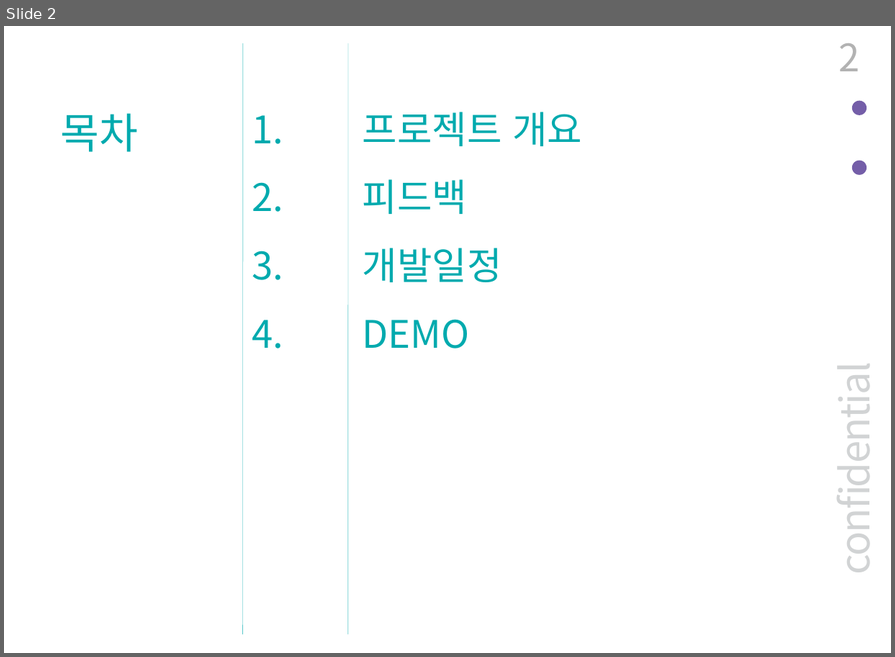
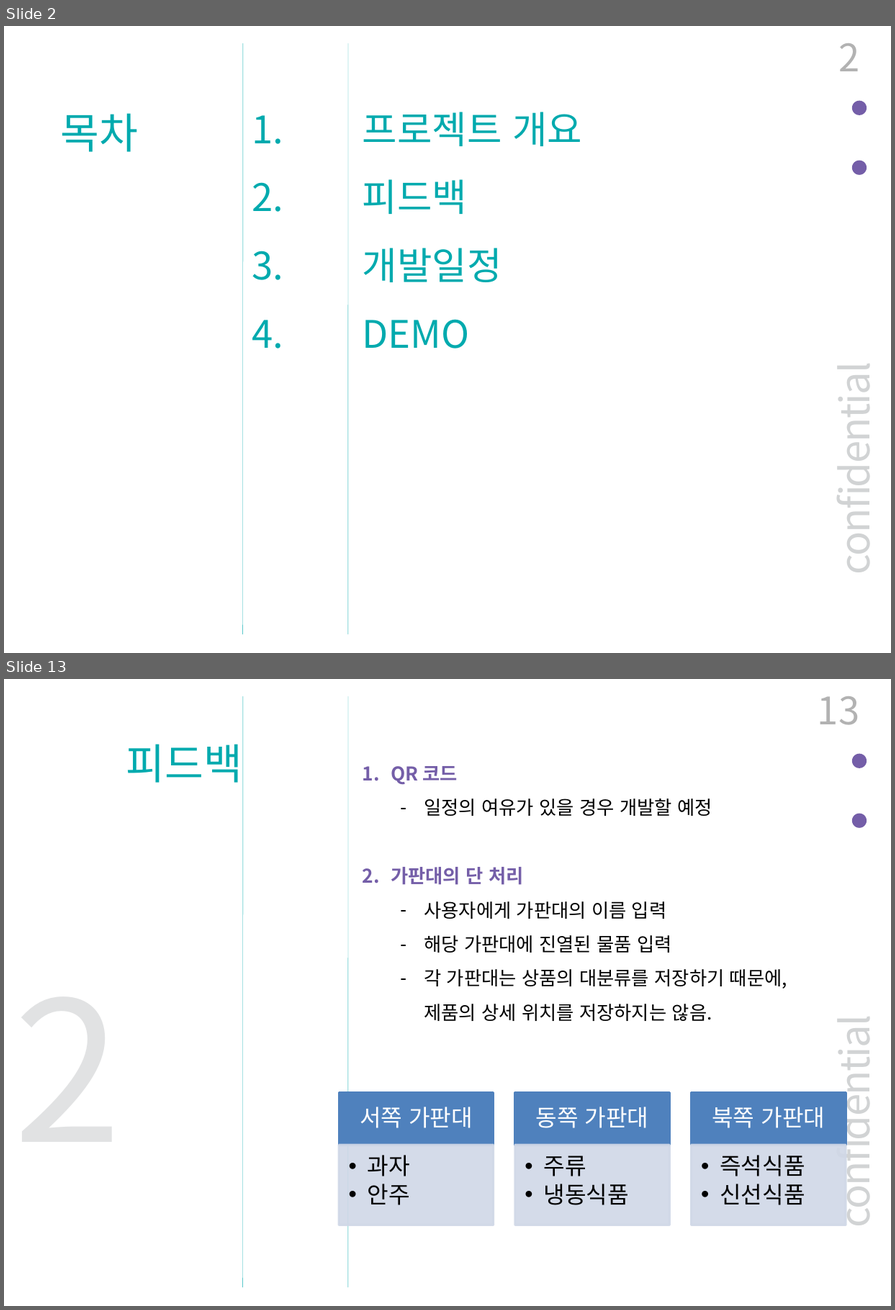
Before and after one commit to BerryWell/CapstoneDesign-2019-02, a slide deck: 제출자료/발표자료/중간_발표_자료_12조.pptx. Shown one above the other, each under a label of ours: slide 2 before the commit, slides 2 and 13 after it; the slides between them are not shown. The pictures are 895x657 and 895x1310 pixels, drawn with LibreOffice and Linux fonts; fonts in the diff are those of the drawing. Boxes give left, top, right and bottom in pixels: in the first picture for what was removed or moved away, otherwise in the second. Text is boxed around its words. In the diff, an @@ line names an element or a change of style, - is before the commit and + after.

```diff
--- a/제출자료/발표자료/중간_발표_자료_12조.pptx
+++ b/제출자료/발표자료/중간_발표_자료_12조.pptx
@@ slide 13 added at box(4, 679, 891, 1306), background #FFFFFF; not listed: 5 template elements that a slide beside it also shows @@
@@ page number added at box(818, 696, 859, 725), 36 pt, text #B2B2B2 @@
+13
@@ text added at box(126, 744, 242, 783), 40 pt, text #00AAAE @@
+피드백
@@ text added at box(391, 766, 787, 1021), 18 pt, text #000000 @@
+1. QR 코드
+  – 일정의 여유가 있을 경우 개발할 예정
+2. 가판대의 단 처리
+  – 사용자에게 가판대의 이름 입력
+  – 해당 가판대에 진열된 물품 입력
+  – 각 가판대는 상품의 대분류를 저장하기 때문에,
+    제품의 상세 위치를 저장하지는 않음.
@@ text added at box(823, 1035, 882, 1221), 38.5 pt, text #D1D3D4 @@
+confidential
@@ group added at box(339, 1092, 846, 1225): 6 rectangles, 6 texts @@
+서쪽 가판대
+  • 과자
+  • 안주
+동쪽 가판대
+  • 주류
+  • 냉동식품
+북쪽 가판대
+  • 즉석식품
+  • 신선식품
```
Also in this commit, not shown: 6 slides changed, 6 other slides added.
